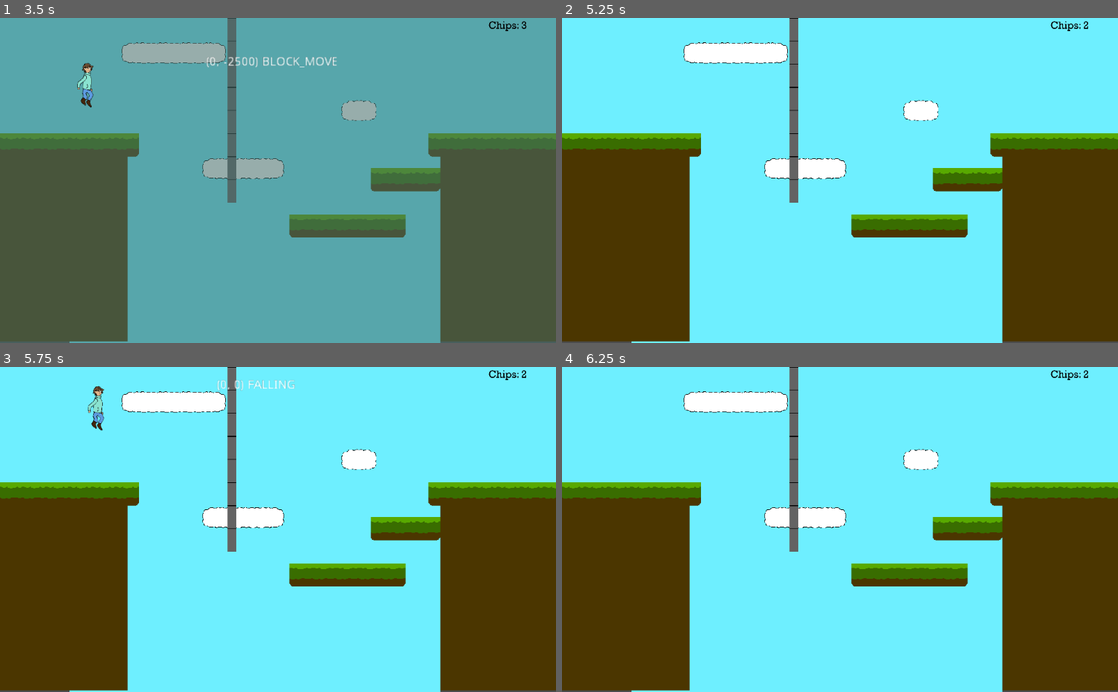
Above: before the commit, frames 1-4 (two rows, left to right).
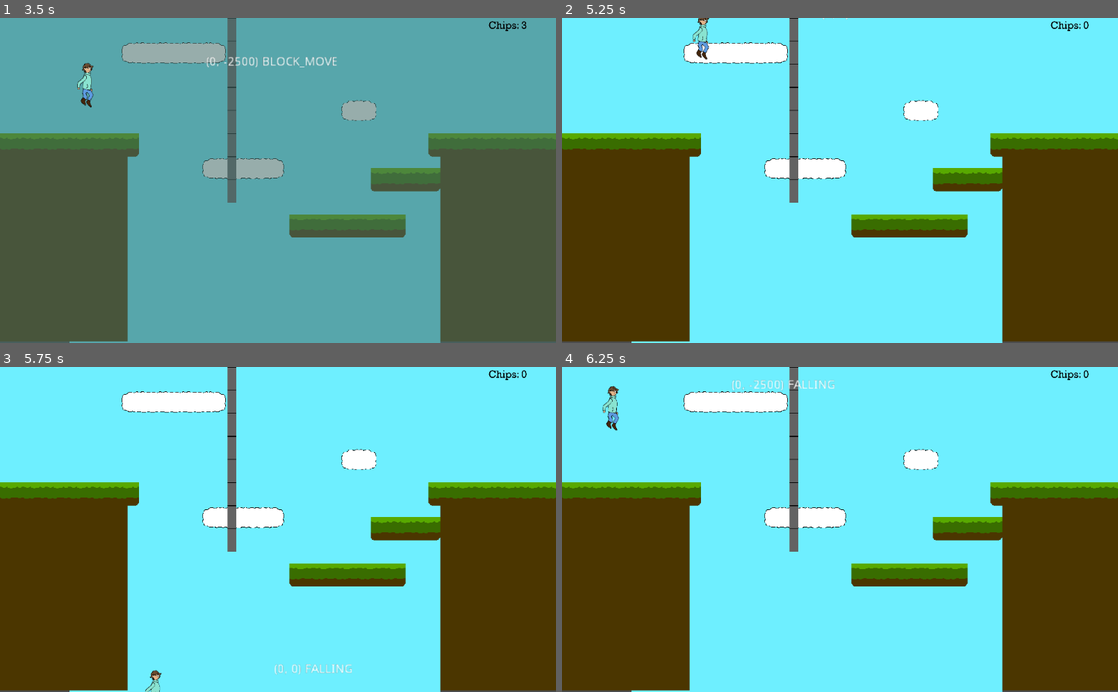
Above: after the commit, the same moments.

Repository: AspireToDev/Final-Project-Game-Jam
Game: Godot game, scene res://UI/Start.tscn
Same seed, same stepped clock (60 frames per second), same inputs: the game is played once before the commit and once after it.
Inputs:
- Up to frame 1 (3.5 s): click "Play Game" at 0.5 s; hold W (jump) 1.28-2.03 s; hold D (right) 1.28-2.78 s; tap Enter at 2 s; tap Q (eat_chip) at 2.1 s; tap W (jump) at 2.27, 2.3, 2.57 s; hold A (left) from 2.78 s (still down); hold W (jump) from 2.78 s (still down); tap E (mode_switch) at 2.85 s
- Up to frame 2 (5.25 s): tap Space at 3.5, 5 s; release A (left) at 3.53 s; release W (jump) at 3.53 s; hold D (right) 3.53-5.03 s; tap W (jump) at 3.6, 3.77, 4.07 s; tap Enter at 4.25 s; hold W (jump) 4.28-5.03 s; tap Q (eat_chip) at 4.35 s; hold A (left) from 5.03 s (still down); tap E (mode_switch) at 5.1 s
- Up to frame 3 (5.75 s): keep holding A (left); tap W (jump) at 5.27, 5.3, 5.57 s
- Up to frame 4 (6.25 s): release A (left) at 5.78 s; hold D (right) from 5.78 s (still down); hold W (jump) from 5.78 s (still down)

Frame 1 is identical in both runs. In frame 2, 0.2% of the frame differs, in the area x 23-95%, y 0-13%; in frame 3, 0.7%, in the area x 15-95%, y 1-100%; in frame 4, 0.5%.

Commit message:
Yep

Diff:
--- a/Project/StateMachine/Block_move.gd
+++ b/Project/StateMachine/Block_move.gd
@@ -45,7 +45,14 @@
 		if Global.chips >0:
 			player.position.x -= 275
 			Global.chips -= 1
+			label.ready()
 	if Input.is_action_just_pressed("jump"):
-		player.position.y -= 275
+		if Global.chips >0:
+			player.position.y -= 275
+			Global.chips -= 1
+			label.ready()
 	if Input.is_action_just_pressed("down"):
-		player.position.y += 275
+		if Global.chips > 0:
+			player.position.y += 275
+			Global.chips -= 1
+			label.ready()
